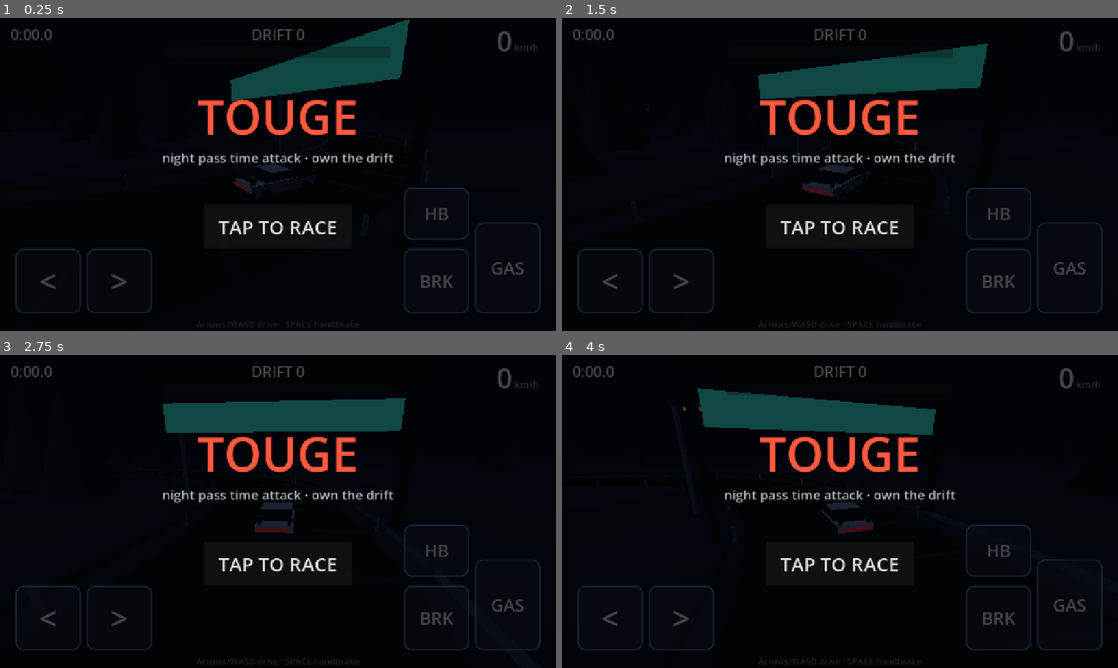
Above: before the commit, frames 1-4 (two rows, left to right).
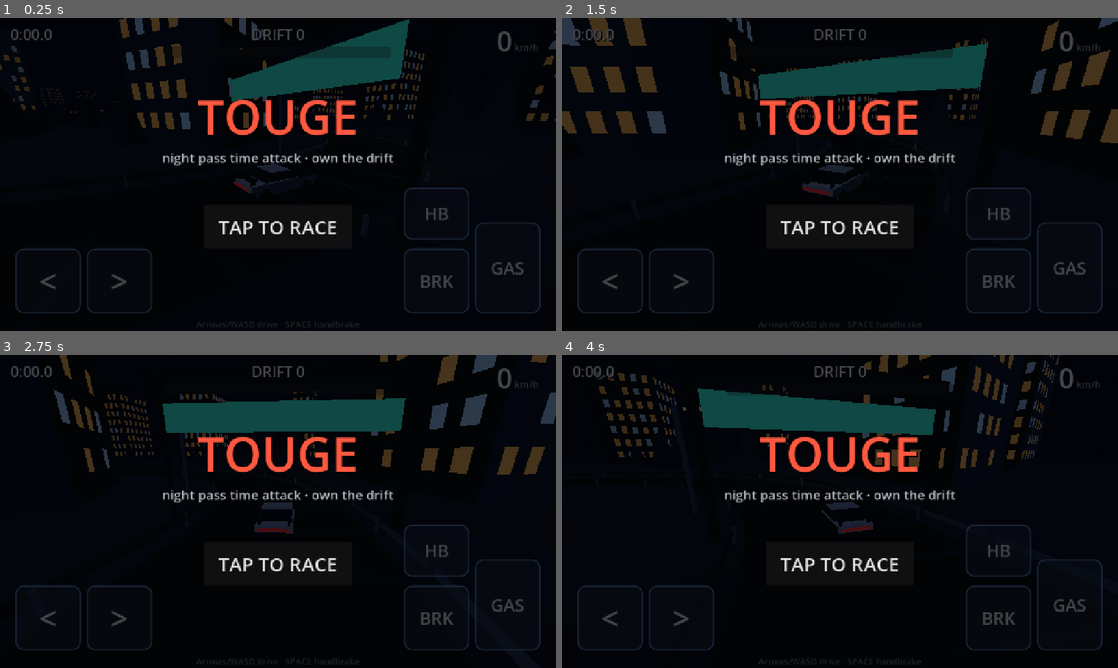
Above: after the commit, the same moments.

Repository: Thefreatbandz/touge
Game: Godot game, scene res://scenes/main.tscn
The game is run twice, just before and just after one commit, with the same random seed, the same clock (stepped at 60 frames per second) and the same inputs.
Inputs:
- Up to frame 1 (0.25 s): no input
- Up to frame 2 (1.5 s): hold Right 0.53-1.28 s; tap Space at 0.77 s; hold Down from 1.28 s (still down)
- Up to frame 3 (2.75 s): tap Space at 1.52 s; release Down at 2.03 s; hold Right from 2.03 s (still down)
- Up to frame 4 (4 s): release Right at 2.78 s; hold Up 2.78-3.53 s; tap Space at 3.02, 3.77 s; hold Left from 3.53 s (still down)

The runs differ from the first frame. In frame 1, 2.3% of the frame differs, in the area x 0-100%, y 0-36%; in frame 2, 4.5%, in the area x 0-100%, y 0-40%; in frame 3, 3.4%; in frame 4, 2.6%.

Commit message:
TOUGE: retro PS1 city replaces mountains; blob fixed

Diff:
--- a/scripts/track.gd
+++ b/scripts/track.gd
@@ -197,22 +197,8 @@
 				col, Vector3.UP)
 	_finish(self, _mat_flat)
 
-	# mountain silhouettes
-	var mtn_mesh := BoxMesh.new()
-	mtn_mesh.size = Vector3.ONE
-	var mtns: Array[Transform3D] = []
-	for k in range(48):
-		var i := rng.randi_range(0, COUNT - 1)
-		var sgn := -1.0 if rng.randf() < 0.5 else 1.0
-		var lat := sgn * rng.randf_range(120.0, 320.0)
-		var mp := points[i] + sides[i] * lat
-		var sc := Vector3(rng.randf_range(60, 150), rng.randf_range(28, 80), rng.randf_range(40, 90))
-		var basis := Basis().scaled(sc).rotated(Vector3.UP, rng.randf_range(0, TAU))
-		mtns.append(Transform3D(basis, mp + Vector3(0, sc.y * 0.28, 0)))
-	var mtn_mat := StandardMaterial3D.new()
-	mtn_mat.albedo_color = Color(0.030, 0.042, 0.062)
-	mtn_mat.roughness = 1.0
-	_multimesh_box(self, mtn_mesh, mtn_mat, mtns)
+	# --- retro PS1 city: chunky blocks with lit windows, clear of the road ---
+	_build_city(rng)
 
 	# trees (dark cones) — kept clear of the road even where it bends back
 	var tree_mesh := CylinderMesh.new()
@@ -292,6 +278,120 @@
 		_quad(q0, q1, q0 + Vector3(0, 1.4, 0), q1 + Vector3(0, 1.4, 0), tint, tangents[i])
 		_finish(gate, _mat_emit)
 
+func _rot_y(v: Vector3, yaw: float) -> Vector3:
+	var sy := sin(yaw)
+	var cy := cos(yaw)
+	return Vector3(v.x * cy + v.z * sy, v.y, -v.x * sy + v.z * cy)
+
+func _box_at(c: Vector3, size: Vector3, yaw: float, col: Color) -> void:
+	# rotated box into the active _v/_n/_c arrays (cull off, winding is free)
+	var hx := size.x * 0.5
+	var hy := size.y * 0.5
+	var hz := size.z * 0.5
+	var corners: Array[Vector3] = []
+	for sx in [-1.0, 1.0]:
+		for syy in [-1.0, 1.0]:
+			for sz in [-1.0, 1.0]:
+				corners.append(c + _rot_y(Vector3(sx * hx, syy * hy, sz * hz), yaw))
+	var faces := [[0, 1, 4, 5], [2, 3, 6, 7], [0, 1, 2, 3], [4, 5, 6, 7], [0, 2, 4, 6], [1, 3, 5, 7]]
+	var norms := [Vector3.DOWN, Vector3.UP, Vector3.LEFT, Vector3.RIGHT, Vector3.FORWARD, Vector3.BACK]
+	for fi in range(6):
+		var f: Array = faces[fi]
+		var rn := _rot_y(norms[fi], yaw)
+		_quad(corners[f[0]], corners[f[1]], corners[f[2]], corners[f[3]], col, rn)
+
+func _build_city(rng: RandomNumberGenerator) -> void:
+	# placement: [pos, radius, w, h, d, yaw]
+	var placed: Array = []
+	var guard := 0
+	var body_cols := [Color(0.10, 0.12, 0.17), Color(0.13, 0.11, 0.10),
+		Color(0.09, 0.11, 0.15), Color(0.12, 0.13, 0.14), Color(0.11, 0.09, 0.13)]
+	while placed.size() < 55 and guard < 3000:
+		guard += 1
+		var i := rng.randi_range(0, COUNT - 1)
+		var sgn := -1.0 if rng.randf() < 0.5 else 1.0
+		var lat := sgn * rng.randf_range(24.0, 90.0)
+		var bp := points[i] + sides[i] * lat
+		var w := rng.randf_range(10.0, 22.0)
+		var d := rng.randf_range(10.0, 22.0)
+		var h := rng.randf_range(12.0, 48.0)
+		var rad := maxf(w, d) * 0.5 + 13.0
+		var ok := true
+		for j in range(0, COUNT, 2):
+			var dx := bp.x - points[j].x
+			var dz := bp.z - points[j].z
+			if dx * dx + dz * dz < rad * rad:
+				ok = false
+				break
+		if ok:
+			for pb in placed:
+				var pc: Vector3 = pb[0]
+				var pr: float = pb[1]
+				var ddx := bp.x - pc.x
+				var ddz := bp.z - pc.z
+				if ddx * ddx + ddz * ddz < (rad + pr) * (rad + pr):
+					ok = false
+					break
+		if not ok:
+			continue
+		placed.append([bp, rad, w, h, d, float(yaws[i])])
+	# bodies (flat PS1 colors, one mesh)
+	_begin()
+	for pb in placed:
+		var bp: Vector3 = pb[0]
+		var w: float = pb[2]
+		var h: float = pb[3]
+		var d: float = pb[4]
+		var yaw: float = pb[5]
+		var col: Color = body_cols[rng.randi_range(0, body_cols.size() - 1)]
+		var shade := rng.randf_range(0.85, 1.15)
+		_box_at(bp + Vector3(0, h * 0.5, 0), Vector3(w, h, d), yaw,
+			Color(col.r * shade, col.g * shade, col.b * shade))
+	_finish(self, _mat_flat)
+	# windows + rooftop beacons (emissive, one mesh)
+	_begin()
+	var warm := Color(1.0, 0.72, 0.32)
+	var cool := Color(0.62, 0.80, 1.0)
+	for pb in placed:
+		var bp: Vector3 = pb[0]
+		var w: float = pb[2]
+		var h: float = pb[3]
+		var d: float = pb[4]
+		var yaw: float = pb[5]
+		# 4 vertical faces: [outward normal, u axis, face width, half extent]
+		var rx := _rot_y(Vector3.RIGHT, yaw)
+		var fz := _rot_y(Vector3.FORWARD, yaw)
+		var bk := _rot_y(Vector3.BACK, yaw)
+		var face_defs := [
+			[rx, fz, d, w * 0.5],
+			[-rx, fz, d, w * 0.5],
+			[bk, rx, w, d * 0.5],
+			[-bk, rx, w, d * 0.5],
+		]
+		for fd in face_defs:
+			var n: Vector3 = fd[0]
+			var u: Vector3 = fd[1]
+			var fw: float = fd[2]
+			var he: float = fd[3]
+			var fcenter := bp + n * he
+			var rows := int((h - 5.0) / 4.0)
+			var cols := int((fw - 3.0) / 3.0)
+			for r in range(rows):
+				var wy := 3.5 + r * 4.0
+				for cc in range(cols):
+					var wx := -fw * 0.5 + 2.0 + cc * 3.0
+					var roll := rng.randf()
+					if roll > 0.92:
+						continue  # dark window
+					var wc := warm if roll < 0.68 else cool
+					var wp := fcenter + u * wx + Vector3(0, wy, 0) + n * 0.07
+					var hu := u * 0.75
+					var hv := Vector3(0, 1.1, 0)
+					_quad(wp - hu - hv, wp + hu - hv, wp - hu + hv, wp + hu + hv, wc, n)
+		if h > 30.0:
+			_box_at(bp + Vector3(0, h + 0.4, 0), Vector3(0.9, 0.9, 0.9), 0.0, Color(1.0, 0.12, 0.10))
+	_finish(self, _mat_emit)
+
 # --- queries ----------------------------------------------------------------
 
 func query(pos: Vector3, hint: int) -> Vector3:
Not shown, changed: build/web/index.html
Not shown, changed: build/web/index.pck
Not shown, changed: docs/index.html
Not shown, changed: docs/touge.html
Not shown, changed: docs/touge.pck
